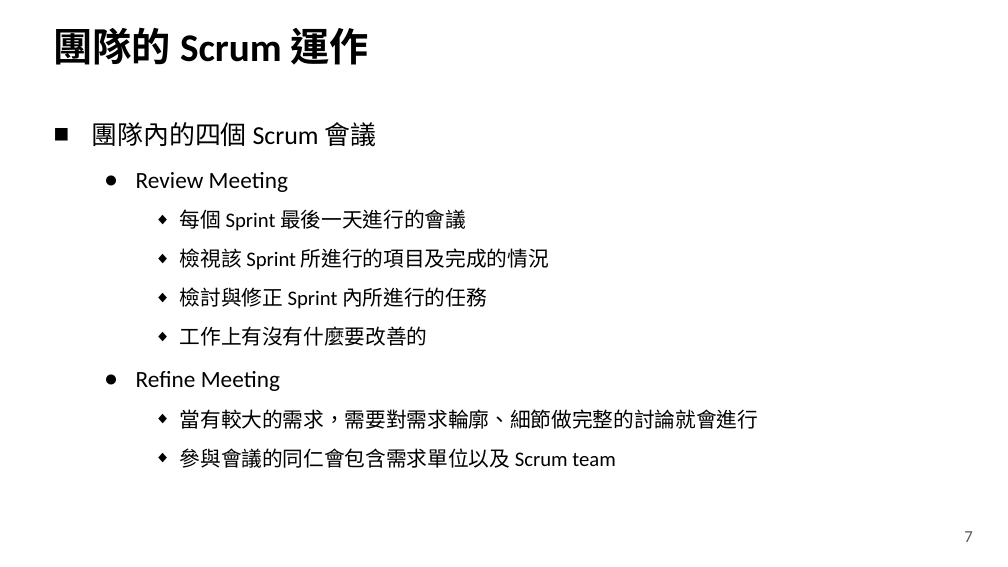
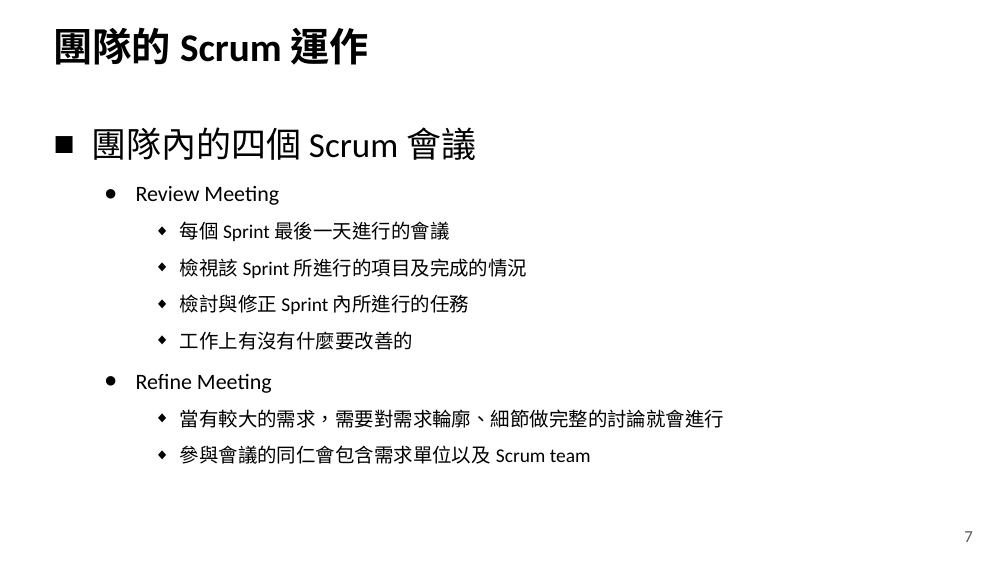
Before and after one commit to YuHaoLiaoTony/MyImage, a slide deck: slide 7 of Tony新人報告.pptx. Drawn at 1008x567 pixels with LibreOffice and Linux fonts; fonts in the diff are those of the drawing; background and template pictures are left out. Boxes give left, top, right and bottom in pixels: in the first picture for what was removed or moved away, otherwise in the second. Text is boxed around its words. In the diff, an @@ line names an element or a change of style, - is before the commit and + after.

```diff
--- a/Tony新人報告.pptx
+++ b/Tony新人報告.pptx
@@ text "團隊內的四個 Scrum 會議" at <box>92,127,725,464</box>: size 18.5 to 25 pt in "團隊內的四個 Scrum 會議"; size 16.6 to 15.7 pt in "Review Meeting", "Refine Meeting"; size 14.8 to 13.9 pt in "每個 Sprint 最後一天進行的會議", "檢視該 Sprint 所進行的項目及完成的情況", "檢討與修正 Sprint 內所進行的任務", "工作上有沒有什麼要改善的" and 2 more places; more space between paragraphs @@
```
Also in this commit, not shown: 11 other slides changed, 16 slides removed, 8 other files.
